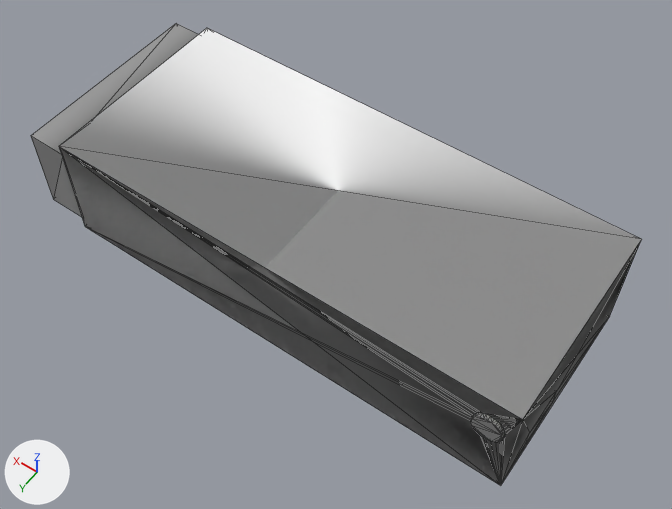
The COLLADA model as_description/meshes/battery.dae: old version first, new version second.
Before and after are seen from a 50 mm camera at (-0.206, 0.323, 0.523) aimed at (0.019, 0.008, 0.029). Arrows for +X, +Y and +Z are at lower left; the lights stay in place. Mesh edges are drawn as thin lines. Where no turn or scale is listed for an object, it has been applied to the vertices.

In view in the first picture: 'ID2'.
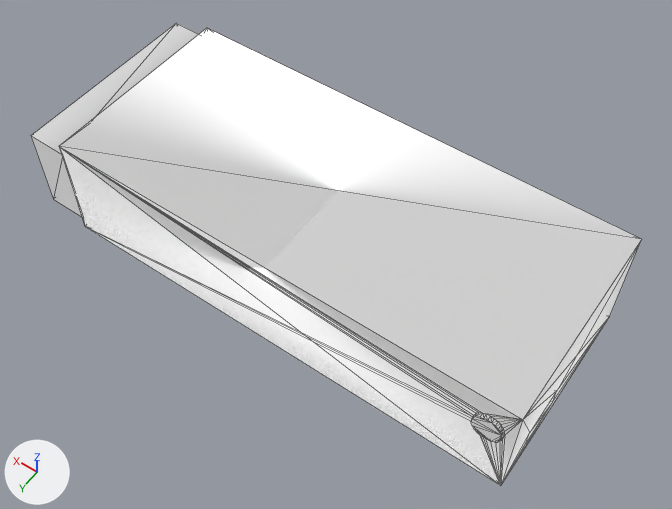
The change, as JSON lines over the scene's bpy script:
```json
{"op": "add", "block": "mat_id9", "code": "mat_id9.emission_strength = 1.0"}
{"op": "add", "block": "mat_id11", "code": "mat_id11.emission_strength = 1.0"}
{"op": "add", "block": "mat_id12", "code": "mat_id12.emission_color = (0.35, 0.35, 0.35)  # grey #a0a0a0"}
{"op": "add", "block": "mat_id12", "code": "mat_id12.emission_strength = 1.0"}
```

Changed parts and their boxes (x1, y1, x2, y2) in the pictures (672 x 509 px):
```json
{"object": "ID2", "change": "surface changed, recoloured", "before": [31, 23, 641, 486], "after": [31, 23, 641, 486], "on screen": "grey to white"}
```
